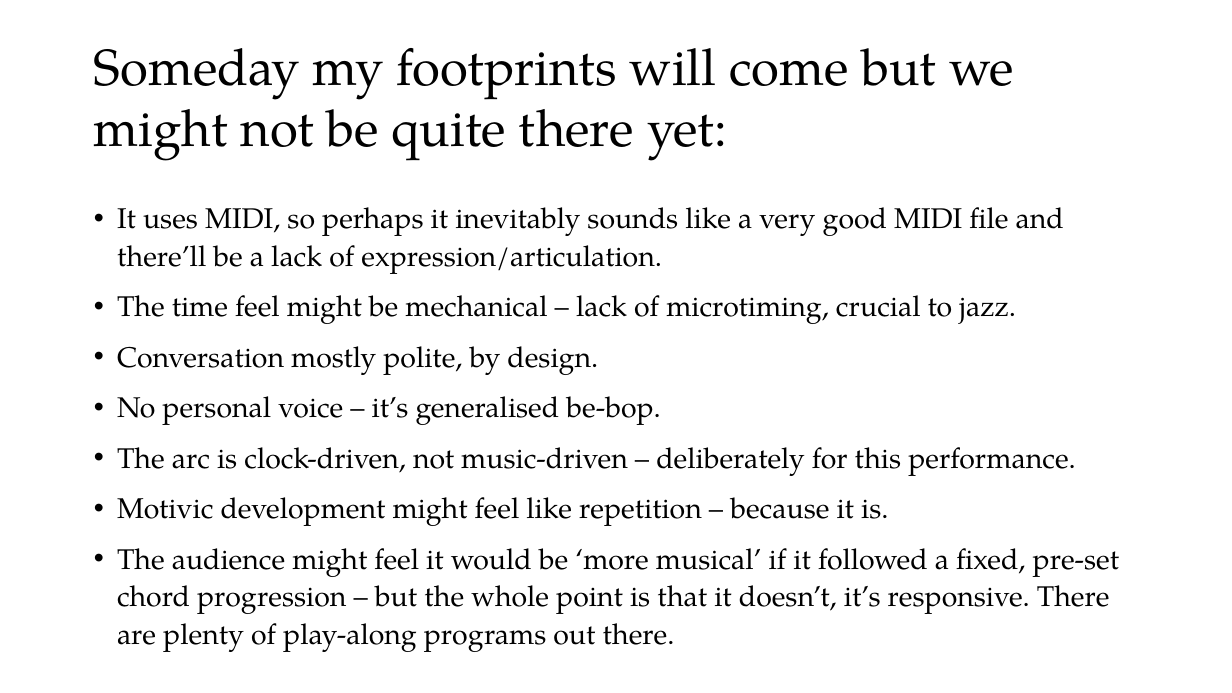
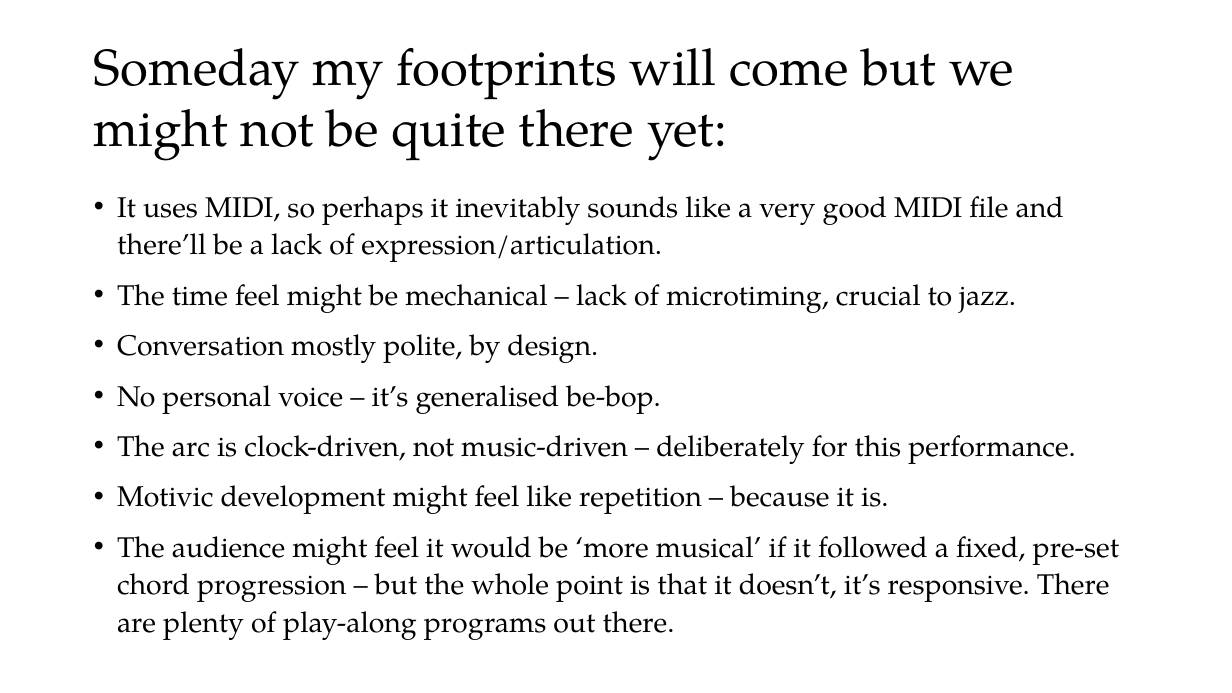
Before and after one commit to davidderoure/wolfson, a slide deck: slide 11 of docs/wolfson.pptx. Drawn at 1232x693 pixels with LibreOffice and Linux fonts; fonts in the diff are those of the drawing. Boxes give left, top, right and bottom in pixels: in the first picture for what was removed or moved away, otherwise in the second. Text is boxed around its words. In the diff, an @@ line names an element or a change of style, - is before the commit and + after.

```diff
--- a/docs/wolfson.pptx
+++ b/docs/wolfson.pptx
@@ text "It uses MIDI, so perhaps ...": place and size @@
-text "It uses MIDI, so perhaps ..." at box(117, 207, 1120, 652)
+text "It uses MIDI, so perhaps ..." at box(117, 196, 1120, 640)
```
Also in this commit, not shown: 7 other slides changed, 1 other file.
